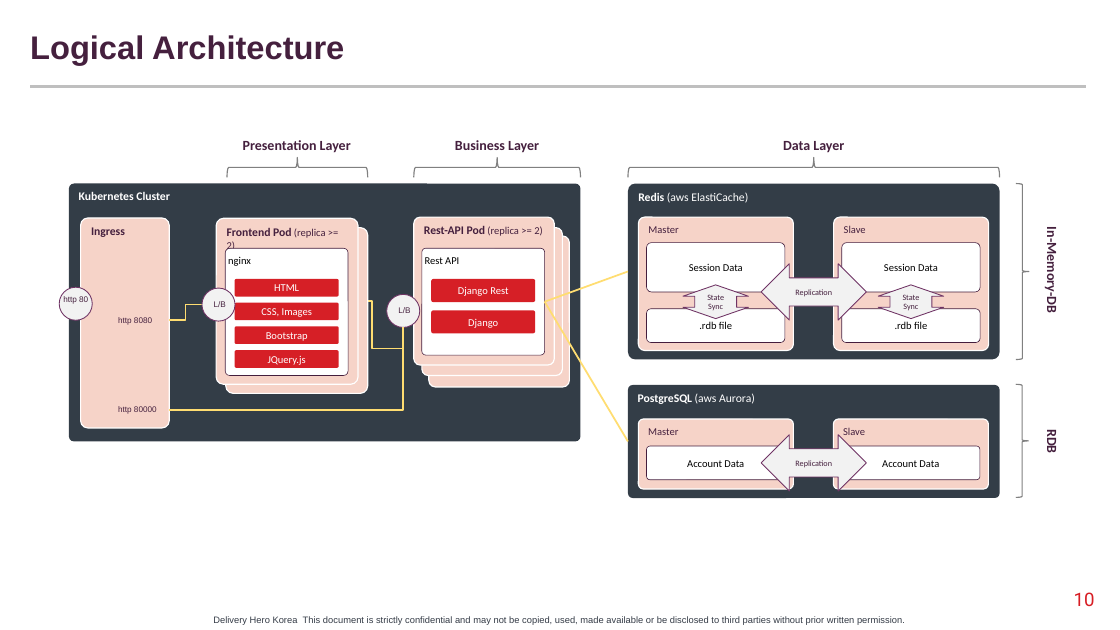
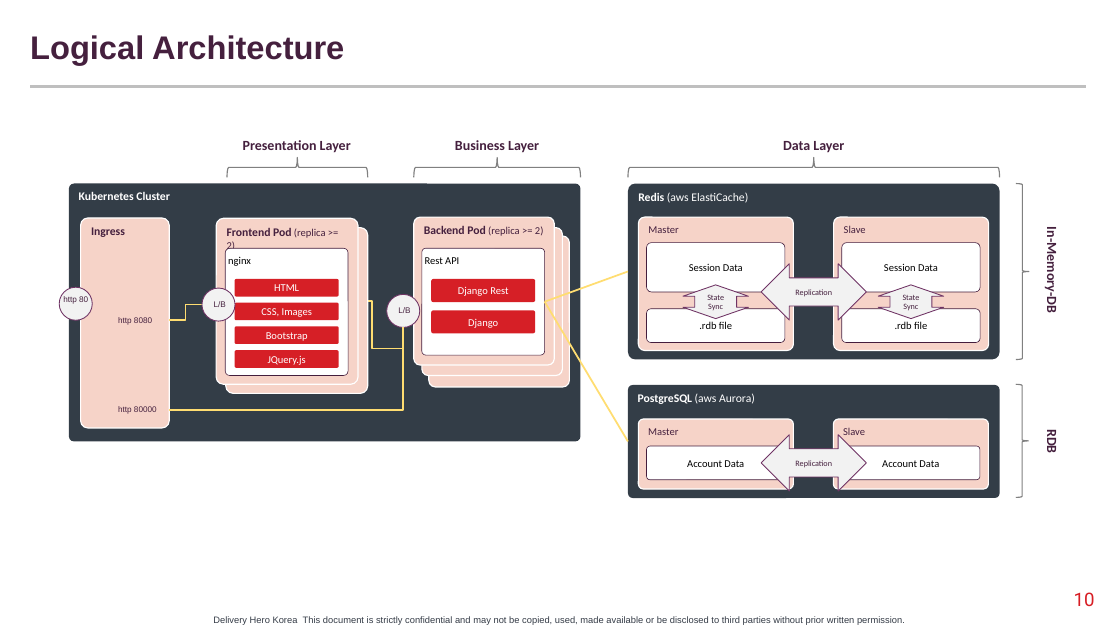
Before and after one commit to ramsteinj/k8s-django-demo, a slide deck: slide 10 of doc/An Introduction to Kubernetes.pptx. Drawn at 1120x630 pixels with LibreOffice and Linux fonts; fonts in the diff are those of the drawing; background and template pictures are left out. Boxes give left, top, right and bottom in pixels: in the first picture for what was removed or moved away, otherwise in the second. Text is boxed around its words. In the diff, an @@ line names an element or a change of style, - is before the commit and + after.

```diff
--- a/doc/An Introduction to Kubernetes.pptx
+++ b/doc/An Introduction to Kubernetes.pptx
@@ text in rounded rectangle at (424,226,544,236): text changed @@
-Rest-API Pod (replica >= 2)
+Backend Pod (replica >= 2)
```
Also in this commit, not shown: 1 other file.
